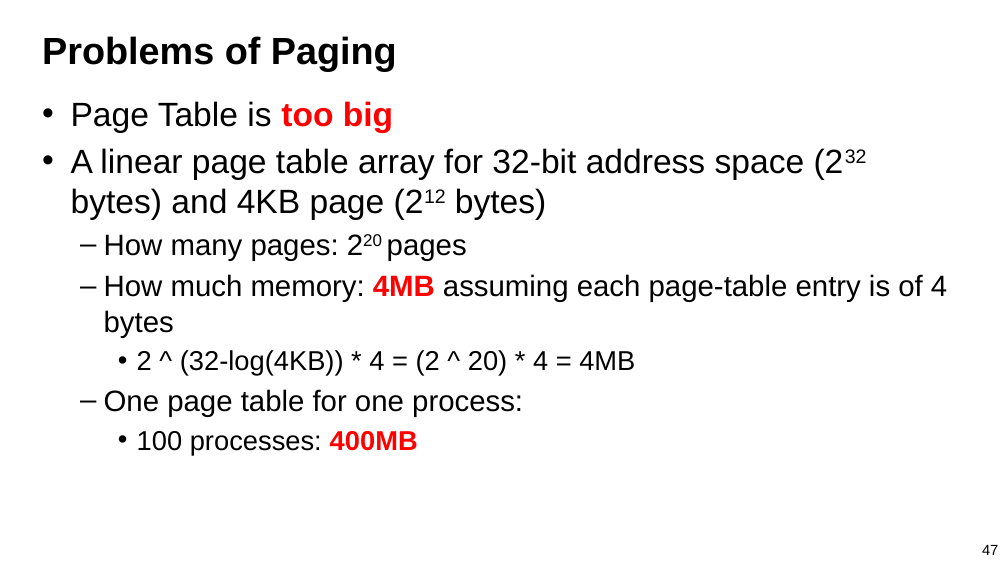
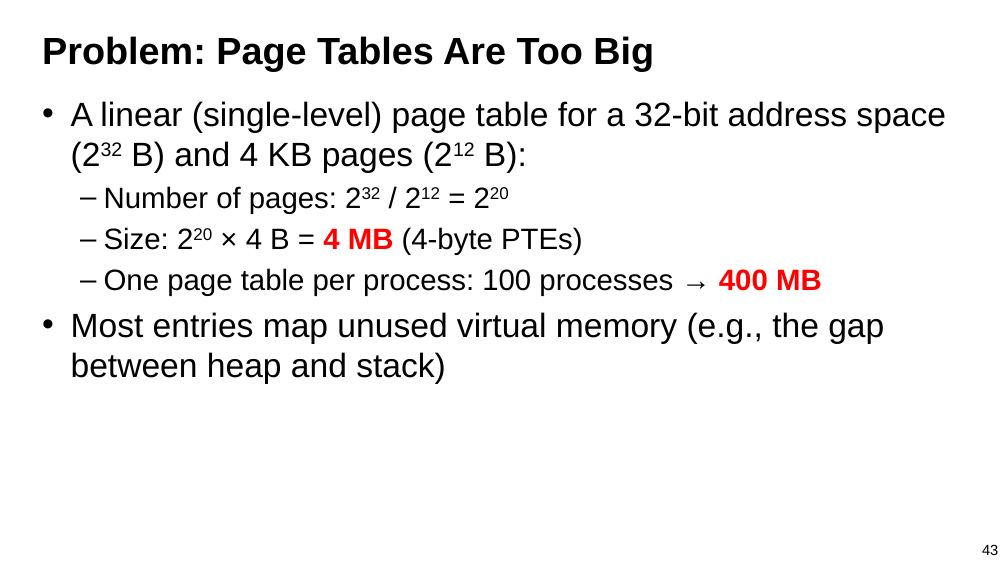
Before and after one commit to guhofstra/CSC112Fa26, a slide deck: slide 43 of PPTs/L8-Memory System II Paging.pptx (slide 47 before the commit). Drawn at 1008x567 pixels with LibreOffice and Linux fonts; fonts in the diff are those of the drawing. Boxes give left, top, right and bottom in pixels: in the first picture for what was removed or moved away, otherwise in the second. Text is boxed around its words. In the diff, an @@ line names an element or a change of style, - is before the commit and + after.

```diff
--- a/PPTs/L8-Memory System II Paging.pptx
+++ b/PPTs/L8-Memory System II Paging.pptx
@@ title at <box>42,36,654,71</box>: text changed @@
-Problems of Paging
+Problem: Page Tables Are Too Big
@@ text at <box>71,101,946,384</box>: text changed; size 28 to 32 pt @@
-• Page Table is too big
-• A linear page table array for 32-bit address space (232 bytes) and 4KB page (212 bytes)
-  – How many pages: 220 pages
-  – How much memory: 4MB assuming each page-table entry is of 4 bytes
-    • 2 ^ (32-log(4KB)) * 4 = (2 ^ 20) * 4 = 4MB
-  – One page table for one process:
-    • 100 processes: 400MB
+• A linear (single-level) page table for a 32-bit address space (232 B) and 4 KB pages (212 B):
+  – Number of pages: 232 / 212 = 220
+  – Size: 220 × 4 B = 4 MB (4-byte PTEs)
+  – One page table per process: 100 processes → 400 MB
+• Most entries map unused virtual memory (e.g., the gap between heap and stack)
@@ page number at <box>982,544,998,555</box>: text changed @@
-47
+43
```
Also in this commit, not shown: 45 other slides changed, 5 slides added, 7 other files.
